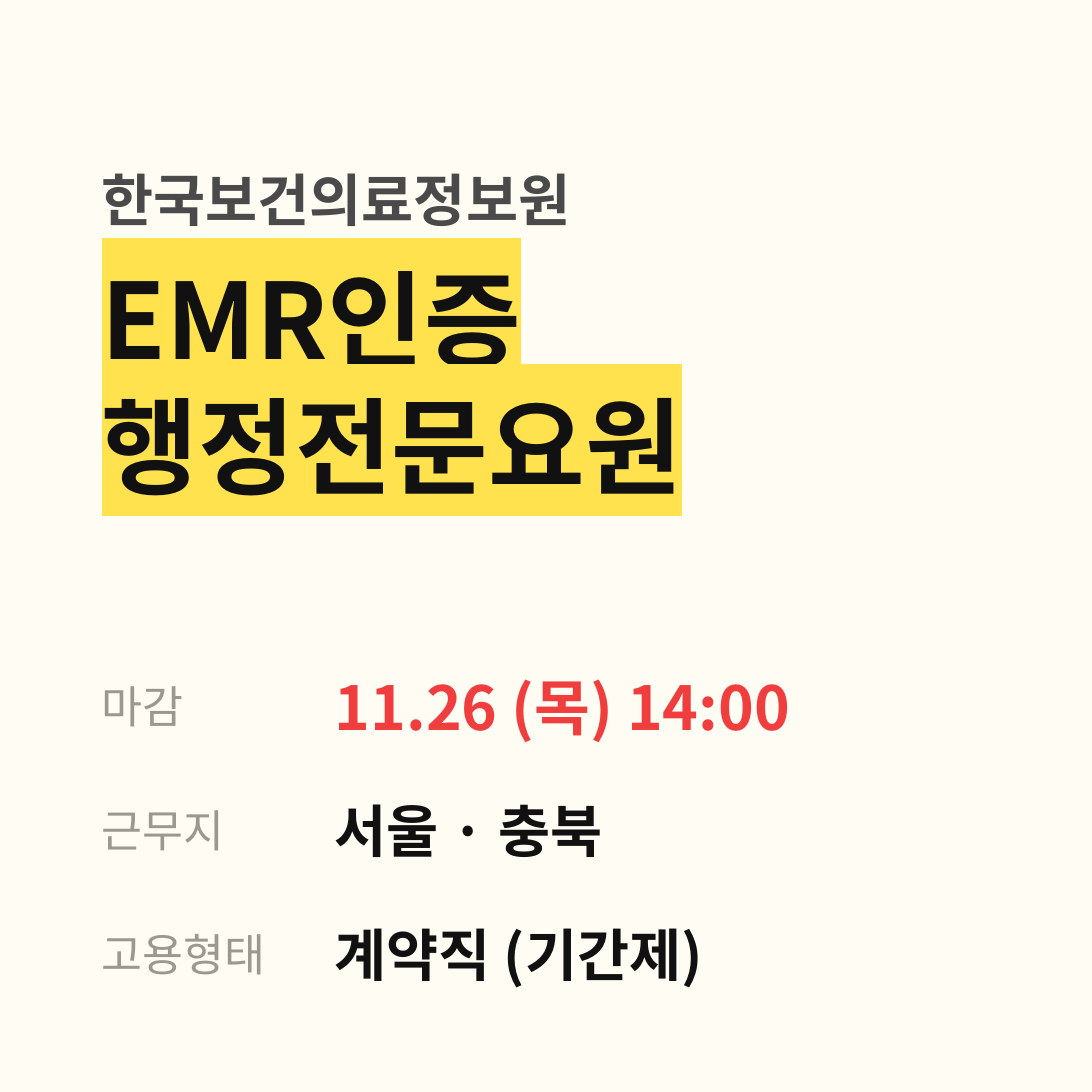
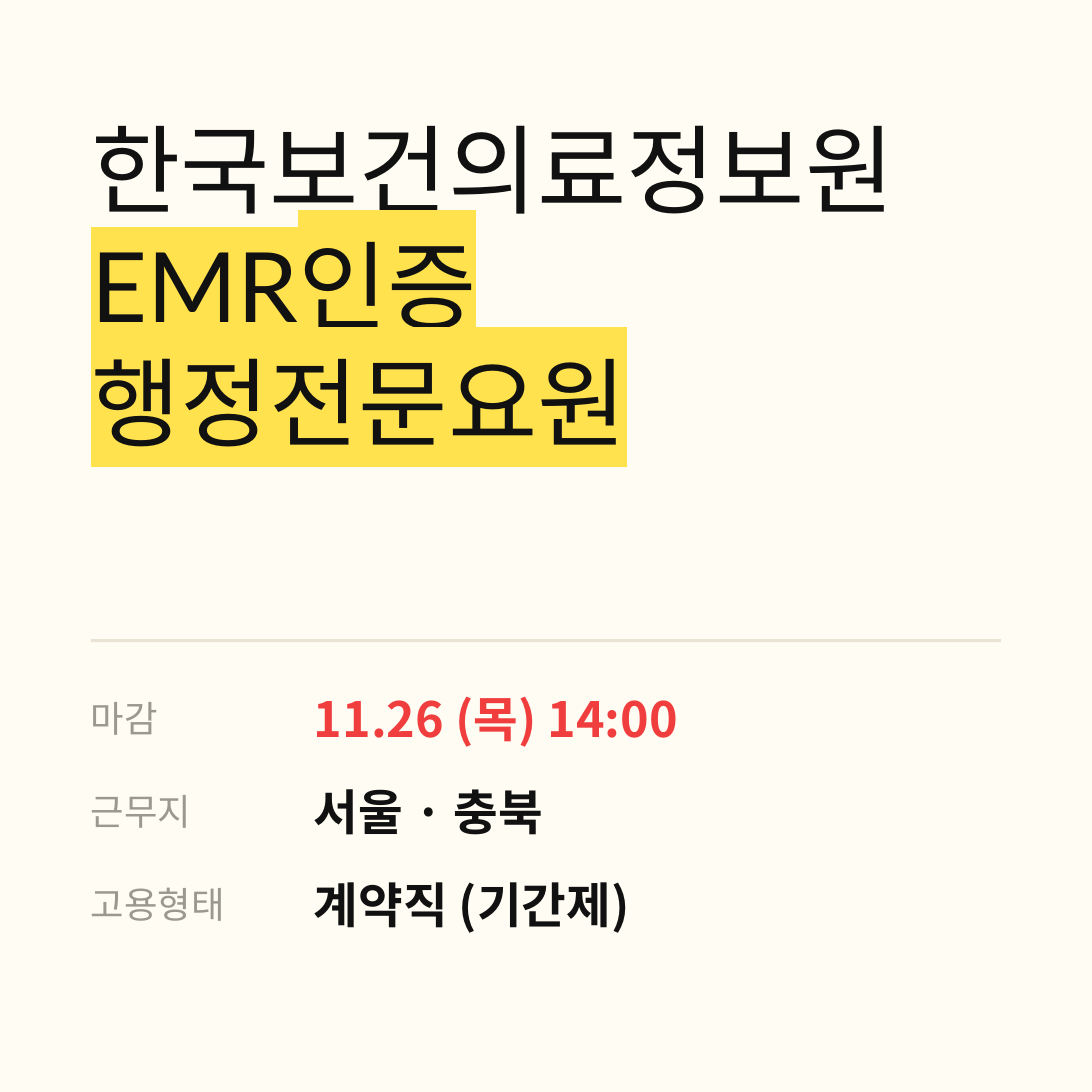
Before and after one commit to a55796196-sudo/nurse_jobs, a slide deck: slide 2 of blog_images/2026-11-17_썸네일.pptx. Drawn at 1092x1092 pixels with LibreOffice and Linux fonts; fonts in the diff are those of the drawing. Boxes give left, top, right and bottom in pixels: in the first picture for what was removed or moved away, otherwise in the second. Text is boxed around its words. In the diff, an @@ line names an element or a change of style, - is before the commit and + after.

```diff
--- a/blog_images/2026-11-17_썸네일.pptx
+++ b/blog_images/2026-11-17_썸네일.pptx
@@ title "한국보건의료정보원": place and size @@
-title "한국보건의료정보원" at (102,173,570,226)
+title "한국보건의료정보원" at (91,125,894,447)
@@ title "한국보건의료정보원" at (91,125,894,447): vertical alignment bottom to top @@
@@ title at (91,125,894,231): size 28 to 48 pt, font Noto Sans CJK KR to Lato, text colour #4A4A4A to #111111, bold off in "한국보건의료정보원"; less space between paragraphs @@
@@ title at (91,241,627,447): paragraphs added @@
+EMR인증
+행정전문요원
@@ title removed at (102,271,682,496) @@
-EMR인증
-행정전문요원
@@ line added from (90, 641) to (1002, 641), #E8E3D3 1.5 pt @@
@@ text "마감": place and size @@
-text "마감" at (102,686,184,727)
+text "마감" at (91,702,158,735)
@@ text "11.26 (목) 14:00": place and size @@
-text "11.26 (목) 14:00" at (335,679,790,742)
+text "11.26 (목) 14:00" at (314,696,678,747)
@@ text "11.26 (목) 14:00" at (314,696,678,747): size 30 to 24 pt; less space between paragraphs @@
@@ text "근무지": place and size @@
-text "근무지" at (102,810,225,851)
+text "근무지" at (91,795,191,828)
@@ text "서울 · 충북": place and size @@
-text "서울 · 충북" at (335,804,602,857)
+text "서울 · 충북" at (314,789,543,835)
@@ text "서울 · 충북" at (314,789,543,835): size 28 to 24 pt @@
@@ size 22 to 18 pt in 3 elements at (91,702,158,735), (91,795,191,828), (91,888,225,921) @@
@@ text "고용형태": place and size @@
-text "고용형태" at (102,934,265,975)
+text "고용형태" at (91,888,225,921)
@@ text "계약직 (기간제)" at (314,882,630,933): size 28 to 24 pt @@
@@ text "계약직 (기간제)": place and size @@
-text "계약직 (기간제)" at (335,928,703,988)
+text "계약직 (기간제)" at (314,882,630,933)
```
Also in this commit, not shown: 4 other slides changed, 5 other files.
